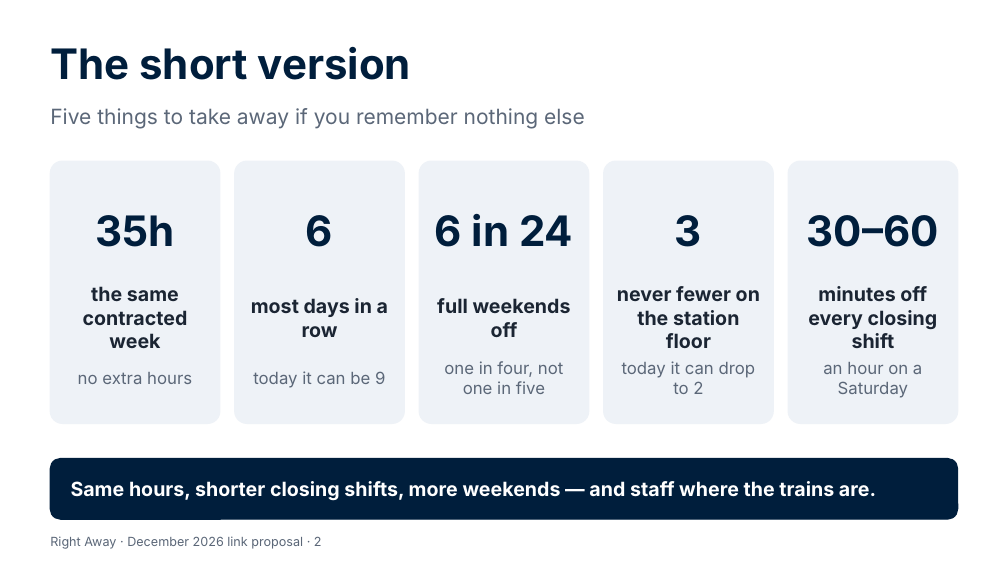
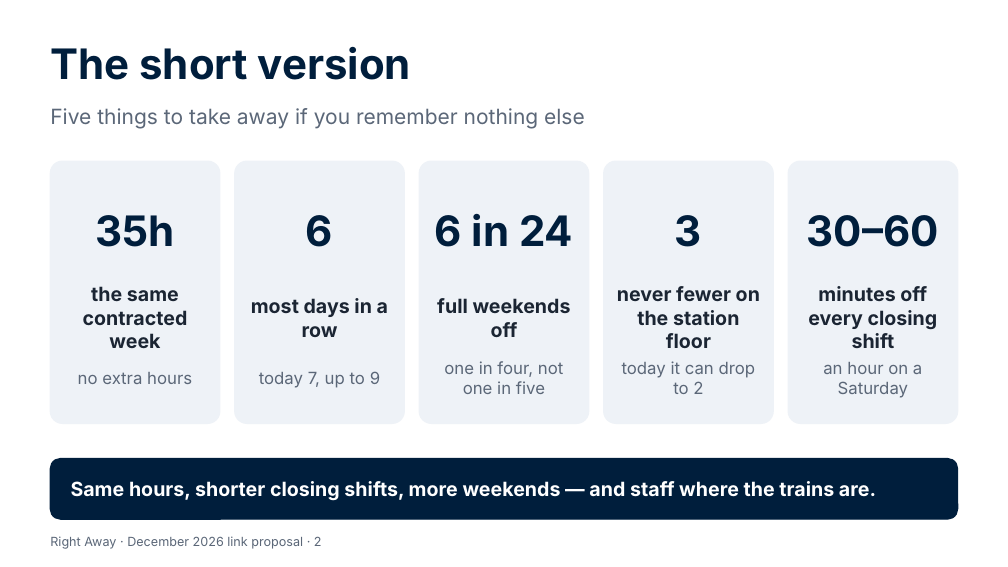
Before and after one commit to Garethdavidmiller/roster-app, a slide deck: slide 2 of docs/proposals/presentations/Right-Away-for-colleagues.pptx. Drawn at 1008x567 pixels with LibreOffice and Linux fonts; fonts in the diff are those of the drawing. Boxes give left, top, right and bottom in pixels: in the first picture for what was removed or moved away, otherwise in the second. Text is boxed around its words. In the diff, an @@ line names an element or a change of style, - is before the commit and + after.

```diff
--- a/docs/proposals/presentations/Right-Away-for-colleagues.pptx
+++ b/docs/proposals/presentations/Right-Away-for-colleagues.pptx
@@ text at (x1=259, y1=371, x2=380, y2=388): text changed @@
-today it can be 9
+today 7, up to 9
```
Also in this commit, not shown: 3 other slides changed, 26 other files.
